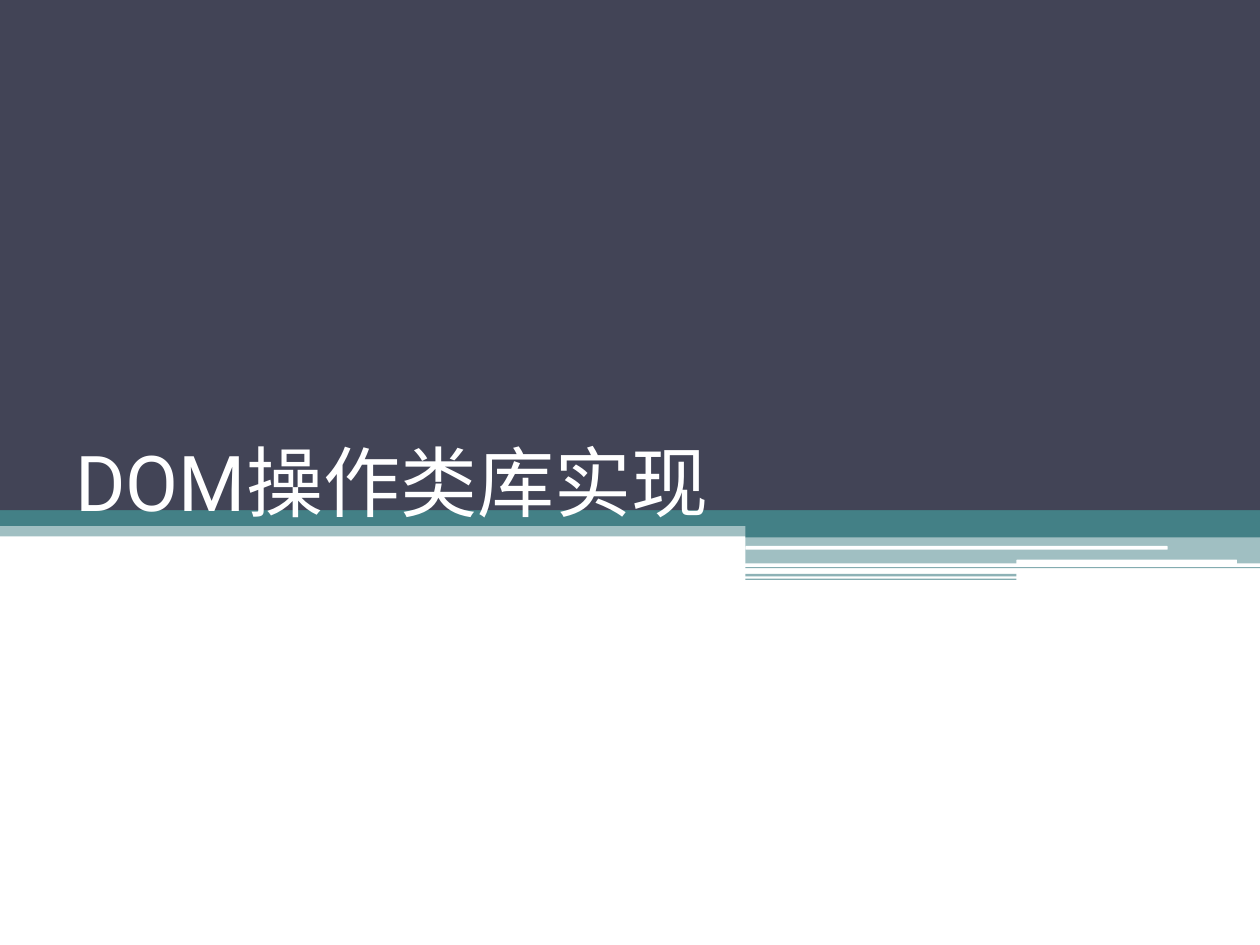
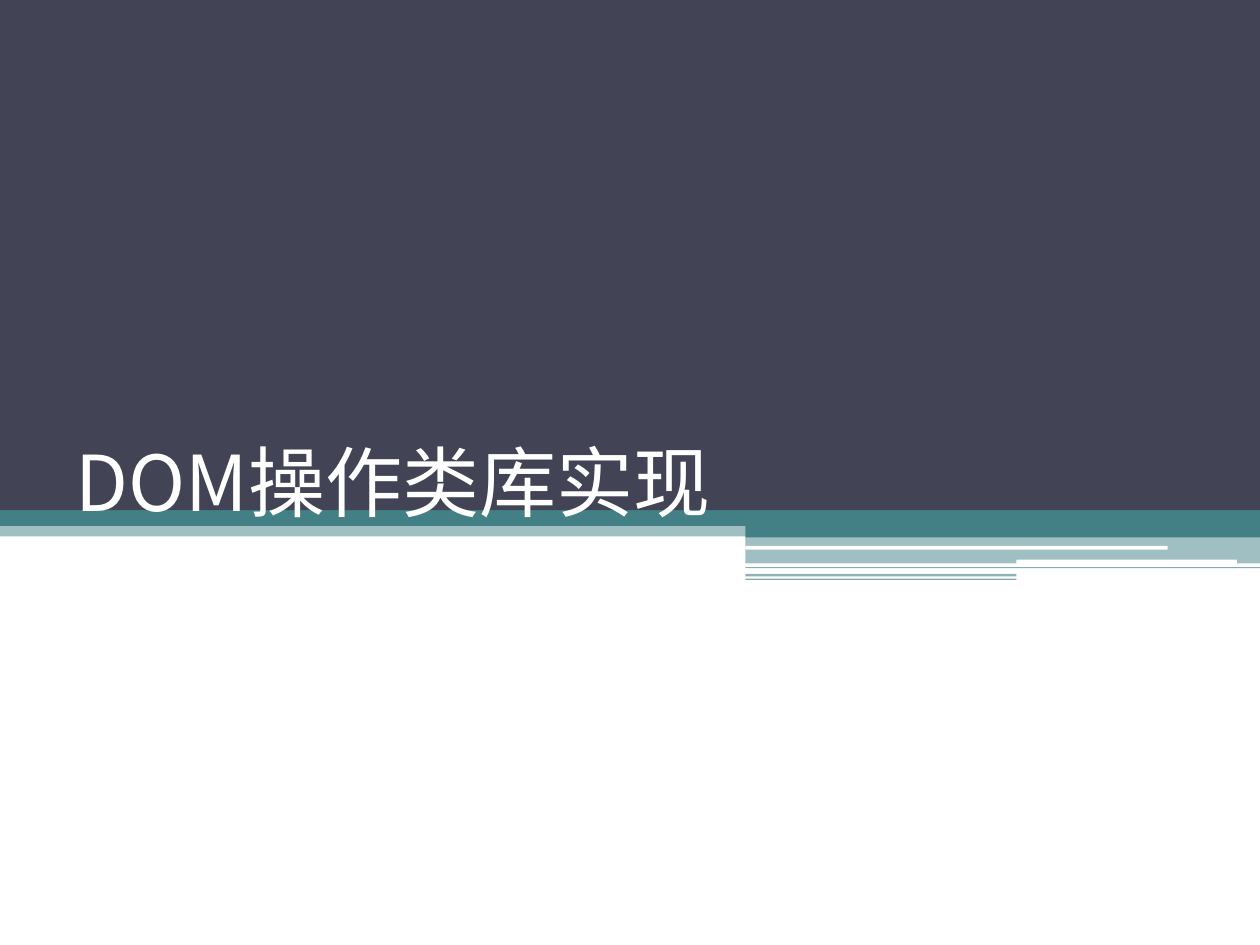
Before and after one commit to sophiazzw/Front_Library, a slide deck: slide 1 of manipulation.pptx. Drawn at 1260x945 pixels with LibreOffice and Linux fonts; fonts in the diff are those of the drawing. Boxes give left, top, right and bottom in pixels: in the first picture for what was removed or moved away, otherwise in the second. Text is boxed around its words. In the diff, an @@ line names an element or a change of style, - is before the commit and + after.

```diff
--- a/manipulation.pptx
+++ b/manipulation.pptx
@@ title "DOM操作类库实现" at (75, 446, 710, 531): font Roboto to Noto Sans CJK SC @@
```
Also in this commit, not shown: 2 other slides changed, 5 slides added, 6 other files.
